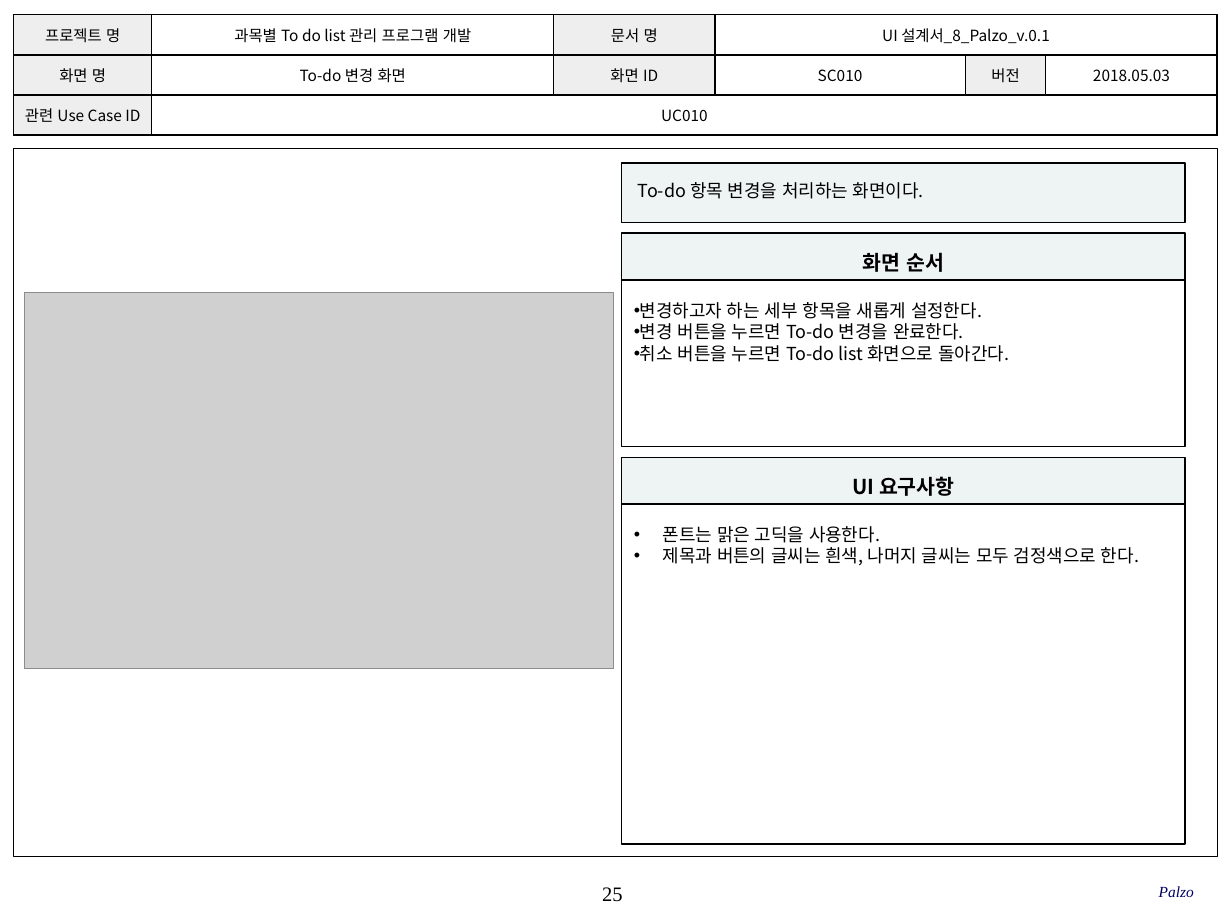
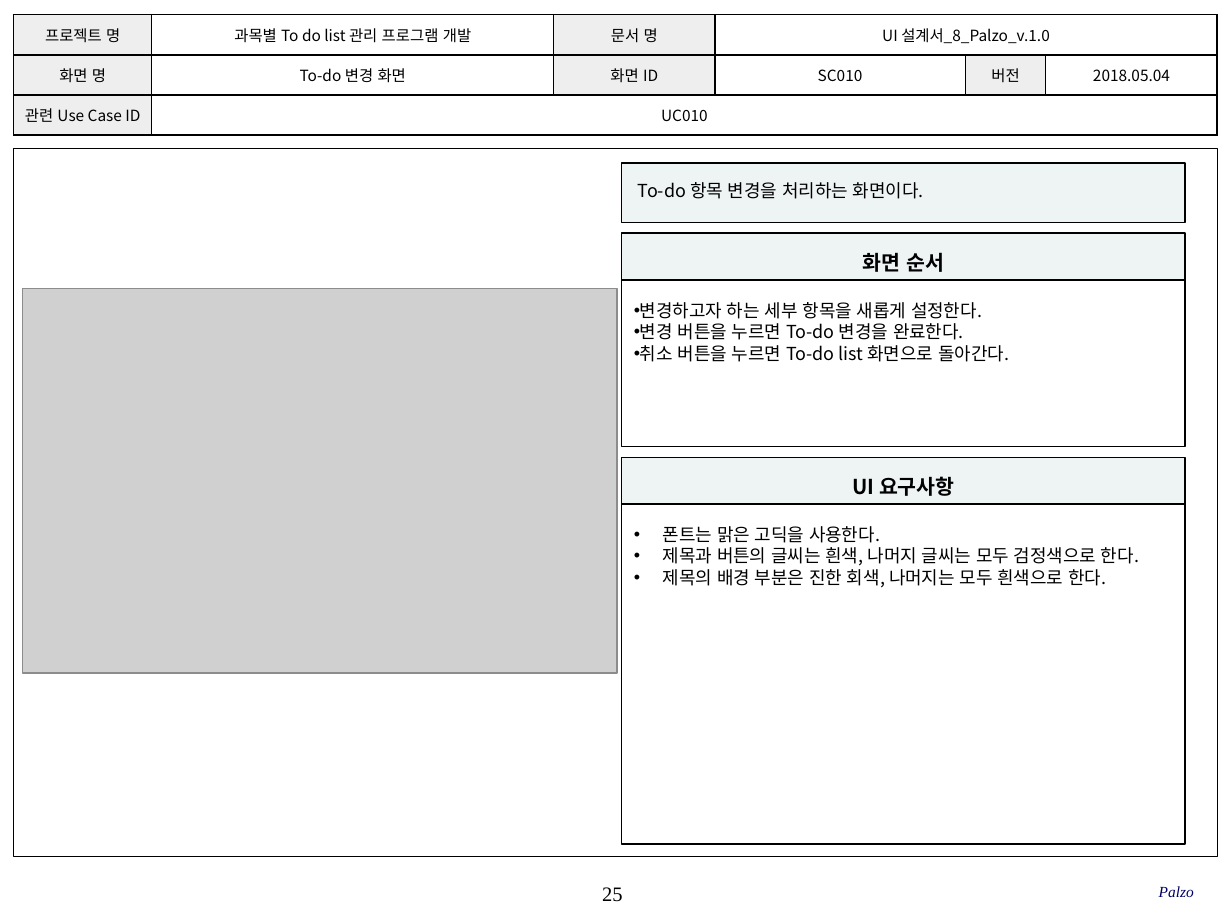
Before and after one commit to SMU-SE-Admin/18-1_8_PALZO_Doc, a slide deck: slide 25 of 03 설계/UI 설계서_8_Palzo.pptx. Drawn at 1232x924 pixels with LibreOffice and Linux fonts; fonts in the diff are those of the drawing; grey boxes stand for pictures; background and template pictures are left out. Boxes give left, top, right and bottom in pixels: in the first picture for what was removed or moved away, otherwise in the second. Text is boxed around its words. In the diff, an @@ line names an element or a change of style, - is before the commit and + after.

Commit message:
#1102 UI 설계서 작성
모든 항목 작성 완료

```diff
--- a/03 설계/UI 설계서_8_Palzo.pptx
+++ b/03 설계/UI 설계서_8_Palzo.pptx
@@ table at bbox=[14, 15, 1216, 136] @@
-row 1, column 4: UI 설계서_8_Palzo_v.0.1
+row 1, column 4: UI 설계서_8_Palzo_v.1.0
-row 2, column 6: 2018.05.03
+row 2, column 6: 2018.05.04
@@ picture: place and size @@
-picture at bbox=[25, 293, 614, 669]
+picture at bbox=[22, 288, 617, 673]
@@ text in rectangle at bbox=[663, 569, 1106, 588]: paragraph added @@
+• 제목의 배경 부분은 진한 회색, 나머지는 모두 흰색으로 한다.
```
Also in this commit, not shown: 36 other slides changed, 2 slides added.
